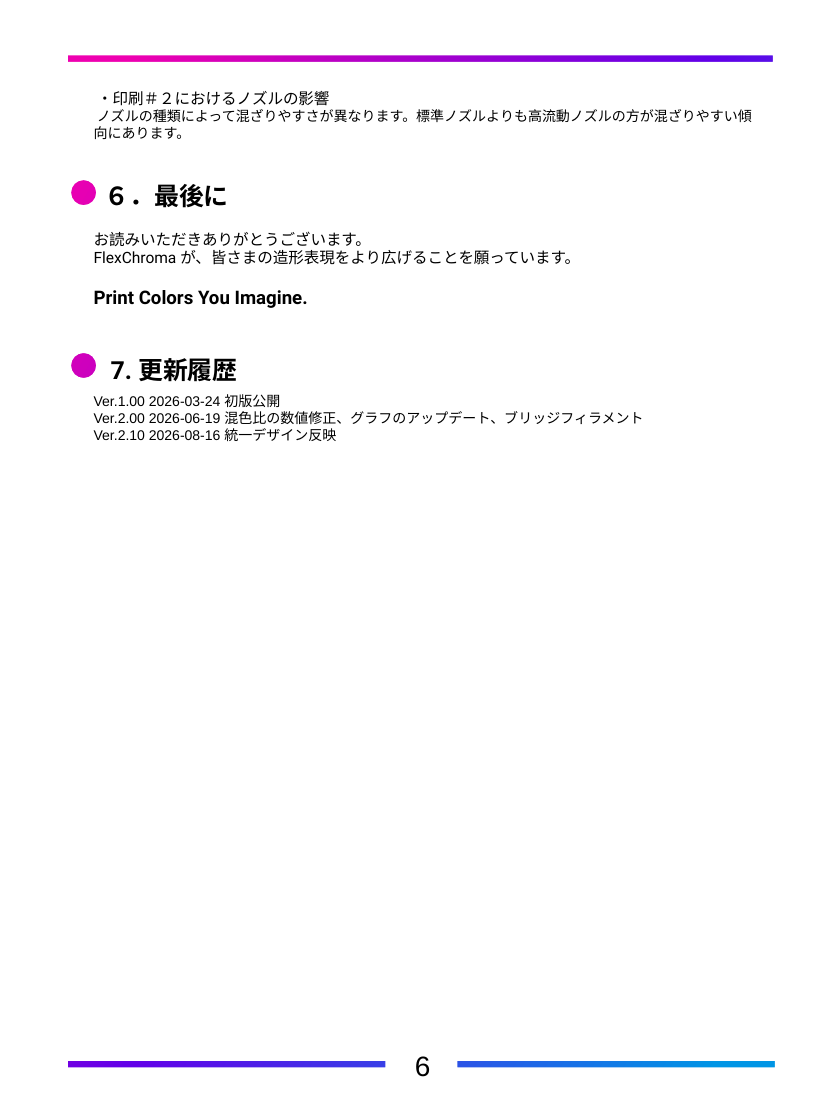
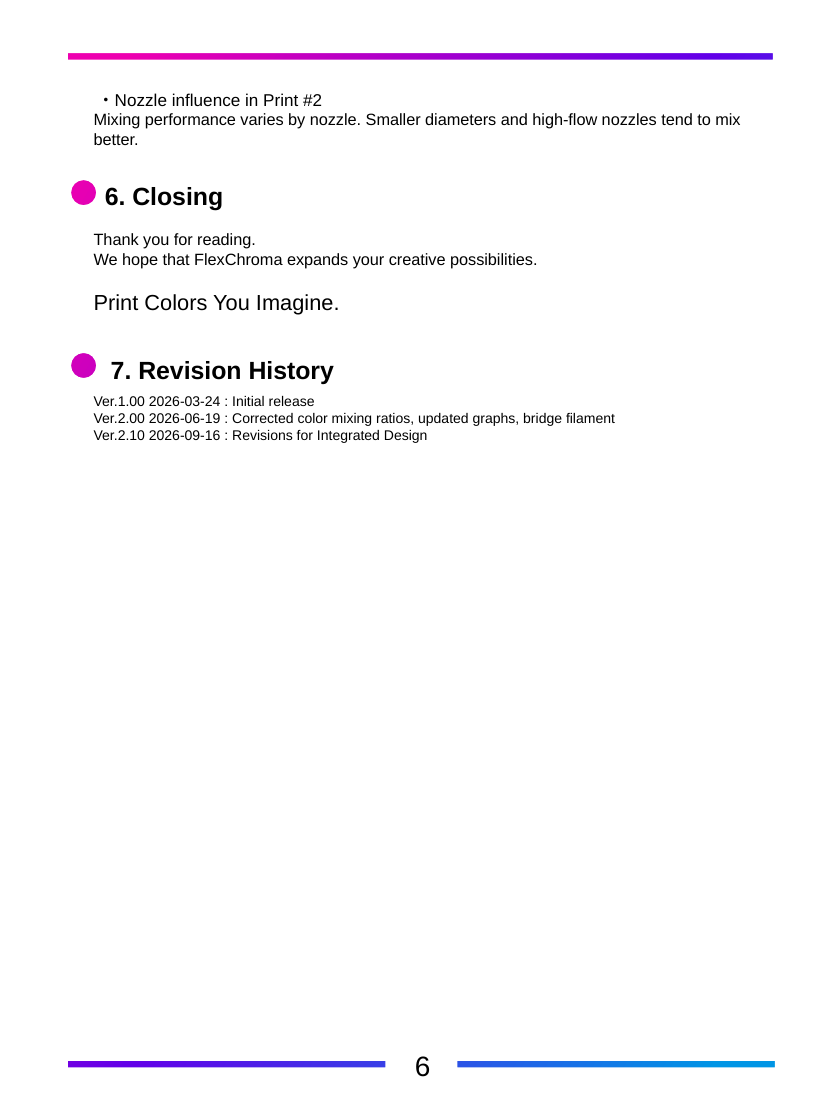
Before and after one commit to FlexChromaHQ/FlexChroma, a slide deck: slide 13 of Documents/Original/FlexChroma_Blend_Filament_EN.pptx. Drawn at 840x1120 pixels with LibreOffice and Linux fonts; fonts in the diff are those of the drawing. Boxes give left, top, right and bottom in pixels: in the first picture for what was removed or moved away, otherwise in the second. Text is boxed around its words. In the diff, an @@ line names an element or a change of style, - is before the commit and + after.

```diff
--- a/Documents/Original/FlexChroma_Blend_Filament_EN.pptx
+++ b/Documents/Original/FlexChroma_Blend_Filament_EN.pptx
@@ freeform shape at (x1=2, y1=1, x2=840, y2=1120): outline redrawn @@
@@ text at (x1=94, y1=93, x2=740, y2=145): text changed; size 9 to 10.5 pt; font Roboto to Arial @@
-・印刷＃２におけるノズルの影響
-ノズルの種類によって混ざりやすさが異なります。標準ノズルよりも高流動ノズルの方が混ざりやすい傾向にあります。
+・Nozzle influence in Print #2
+Mixing performance varies by nozzle. Smaller diameters and high-flow nozzles tend to mix better.
@@ text at (x1=105, y1=187, x2=223, y2=211): text changed; font Roboto to Arial @@
-６．最後に
+6. Closing
@@ text at (x1=94, y1=233, x2=537, y2=269): text changed; size 10 to 10.5 pt; font Roboto to Arial @@
-お読みいただきありがとうございます。
-FlexChroma が、皆さまの造形表現をより広げることを願っています。
+Thank you for reading.
+We hope that FlexChroma expands your creative possibilities.
@@ text at (x1=94, y1=294, x2=340, y2=314): size 12 to 14 pt, font Roboto to Arial, bold off in "Print Colors You Imagine." @@
@@ text at (x1=111, y1=361, x2=334, y2=384): text changed; font Roboto to Arial @@
-7. 更新履歴
+7. Revision History
@@ text at (x1=94, y1=396, x2=615, y2=443): text changed @@
-Ver.1.00 2026-03-24 初版公開
-Ver.2.00 2026-06-19 混色比の数値修正、グラフのアップデート、ブリッジフィラメント
-Ver.2.10 2026-08-16 統一デザイン反映
+Ver.1.00 2026-03-24 : Initial release
+Ver.2.00 2026-06-19 : Corrected color mixing ratios, updated graphs, bridge filament
+Ver.2.10 2026-09-16 : Revisions for Integrated Design
```
Also in this commit, not shown: 4 other slides changed, 7 slides added, 7 slides removed, 3 other files.
